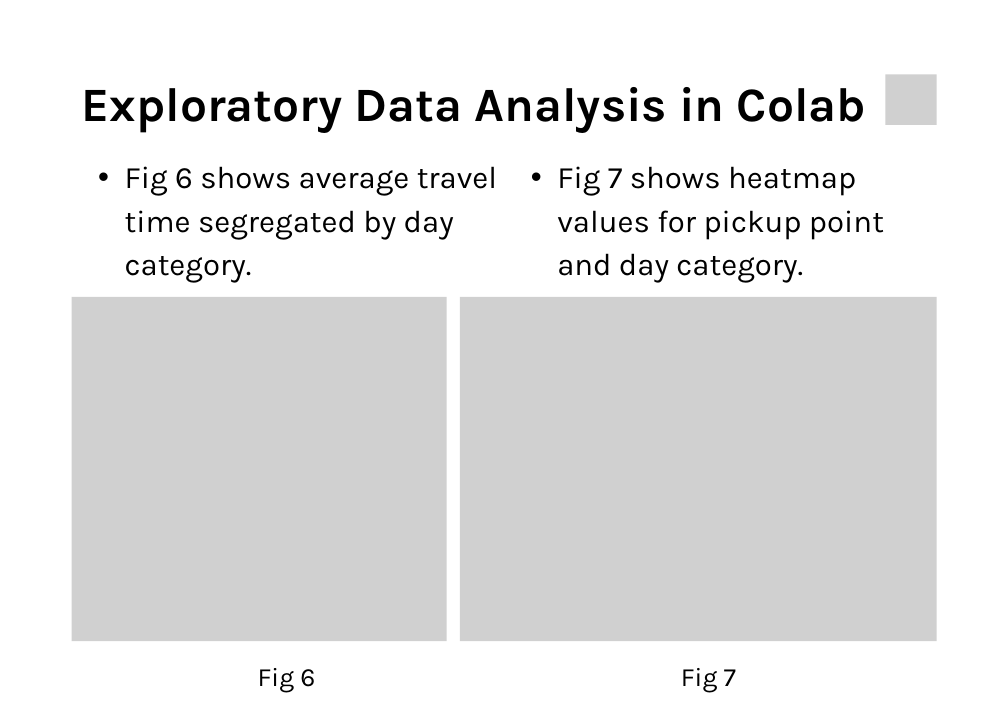
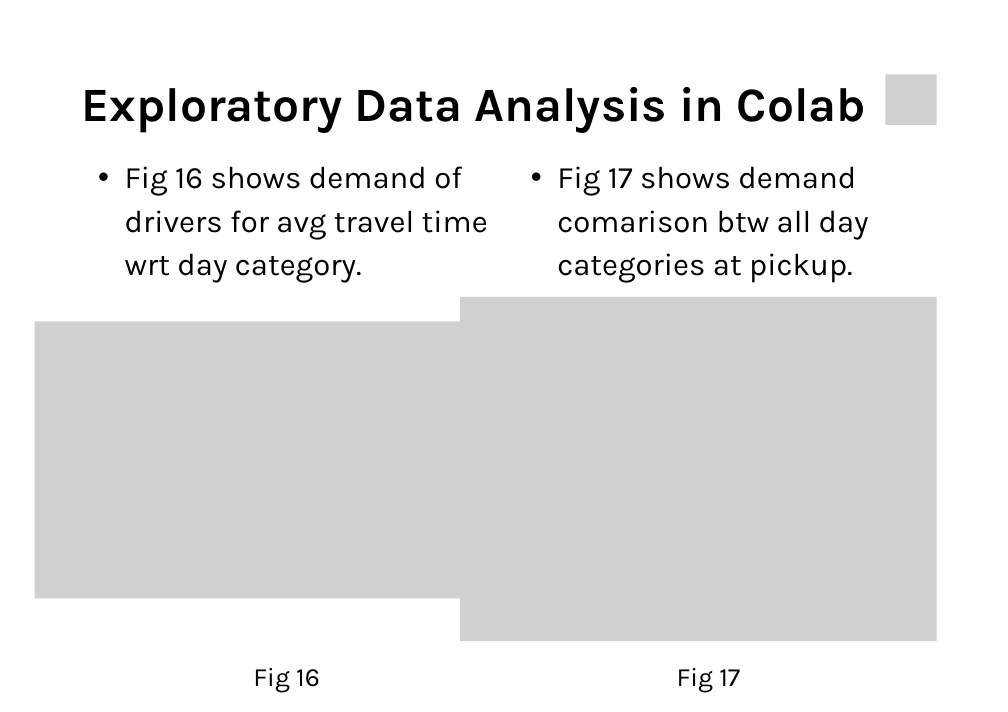
Before and after one commit to karthikdoguparthi/Uber-Supply-Demand-Gaps, a slide deck: slide 13 of UBER SUPPLY DEMAND GAPS/Report/UBER Supply Demand Gap.pptx (slide 8 before the commit). Drawn at 1008x712 pixels with LibreOffice and Linux fonts; fonts in the diff are those of the drawing; grey boxes stand for pictures. Boxes give left, top, right and bottom in pixels: in the first picture for what was removed or moved away, otherwise in the second. Text is boxed around its words. In the diff, an @@ line names an element or a change of style, - is before the commit and + after.

```diff
--- a/UBER SUPPLY DEMAND GAPS/Report/UBER Supply Demand Gap.pptx
+++ b/UBER SUPPLY DEMAND GAPS/Report/UBER Supply Demand Gap.pptx
@@ text at (x1=125, y1=166, x2=488, y2=283): text changed @@
-  • Fig 6 shows average travel time segregated by day category.
+  • Fig 16 shows demand of drivers for avg travel time wrt day category.
@@ text at (x1=557, y1=166, x2=869, y2=283): text changed @@
-  • Fig 7 shows heatmap values for pickup point and day category.
+  • Fig 17 shows demand comarison btw all day categories at pickup.
@@ picture resized from (x1=72, y1=297, x2=447, y2=642) to (x1=34, y1=322, x2=460, y2=598) @@
@@ text at (x1=253, y1=668, x2=320, y2=692): text changed @@
-Fig 6
+Fig 16
@@ text at (x1=677, y1=668, x2=740, y2=692): text changed @@
-Fig 7
+Fig 17
```
Also in this commit, not shown: 4 other slides changed, 13 slides added, 1 slide removed, 1 other file.
